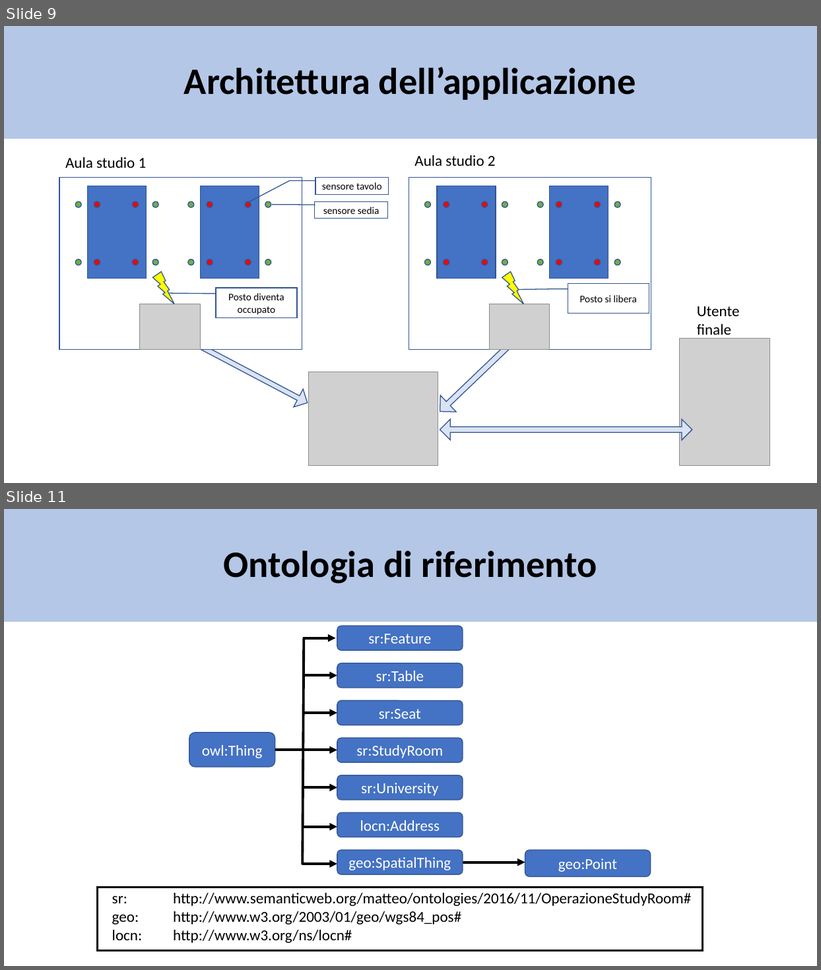
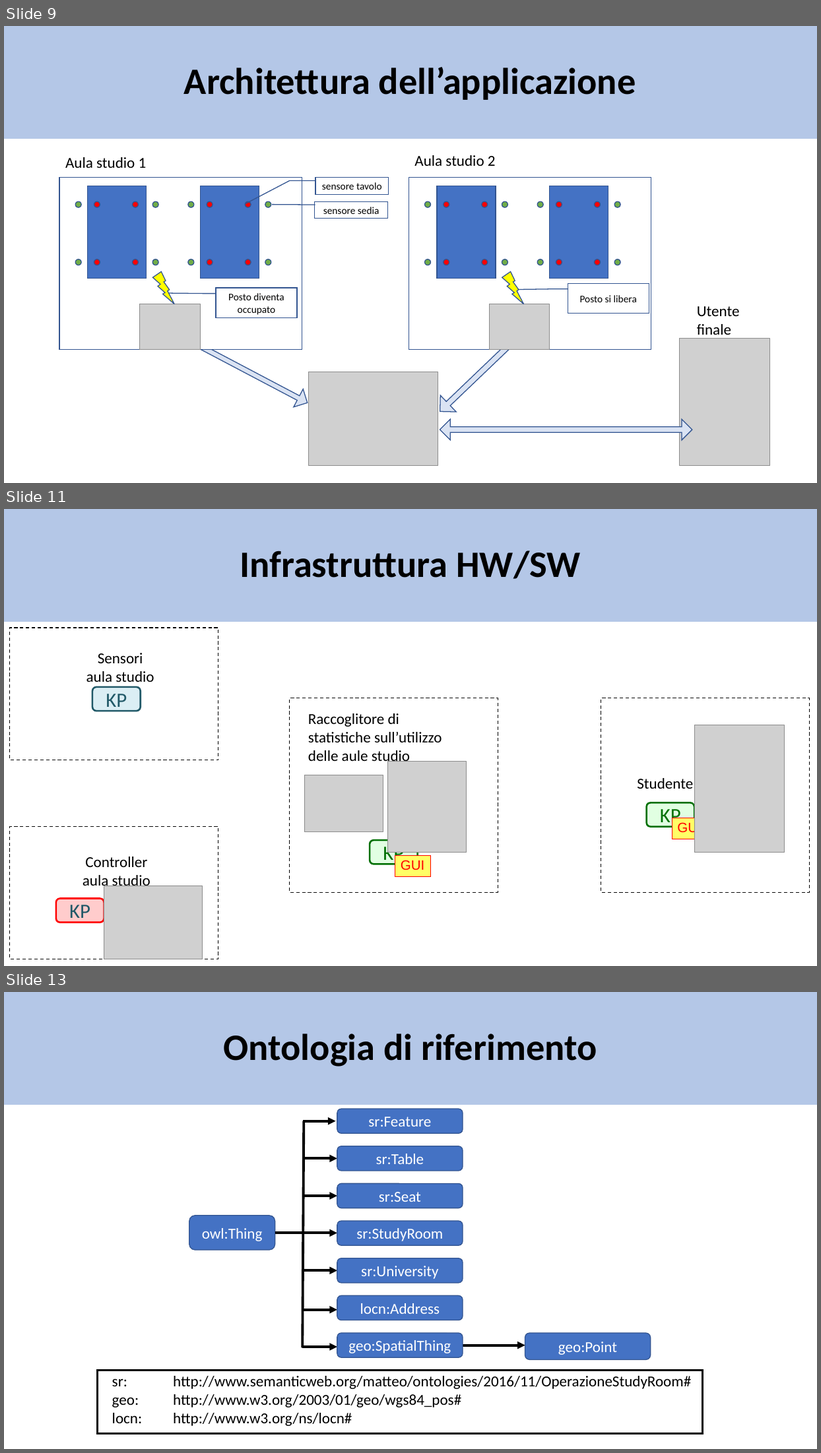
Before and after one commit to matte21/CalcM, a slide deck: ontologia.pptx. Shown one above the other, each under a label of ours: slides 9 and 11 before the commit, slides 9, 11 and 13 after it; the slides between them are not shown. The pictures are 821x970 and 821x1453 pixels, drawn with LibreOffice and Linux fonts; fonts in the diff are those of the drawing; grey boxes stand for pictures. Boxes give left, top, right and bottom in pixels: in the first picture for what was removed or moved away, otherwise in the second. Text is boxed around its words. In the diff, an @@ line names an element or a change of style, - is before the commit and + after.

Commit message:
presentazione con sensori come KP

```diff
--- a/ontologia.pptx
+++ b/ontologia.pptx
@@ slide 11 added at (4, 509, 817, 966), background #FFFFFF @@
@@ title added at (4, 509, 817, 622), fill #B4C7E7, 44 pt, text #000000, bold @@
+Infrastruttura HW/SW
@@ rectangle added at (10, 628, 218, 760), fill #FFFFFF, outline #000000 1 pt dashed @@
@@ text added at (86, 653, 154, 687), 18 pt, text #000000 @@
+Sensori aula studio
@@ rounded rectangle added at (92, 687, 141, 711), fill #DBEEF4, outline #215968 2 pt, 24 pt, text #215968 @@
+KP
@@ rectangle added at (290, 698, 498, 892), fill #FFFFFF, outline #000000 1 pt dashed @@
@@ rectangle added at (601, 698, 810, 892), fill #FFFFFF, outline #000000 1 pt dashed @@
@@ text added at (308, 714, 442, 765), 18 pt, text #000000 @@
+Raccoglitore di statistiche sull’utilizzo delle aule studio
@@ picture added at (694, 725, 785, 853) @@
@@ picture added at (388, 761, 467, 852) @@
@@ picture added at (304, 775, 383, 832) @@
@@ text added at (637, 778, 693, 789), 18 pt, text #000000 @@
+Studente
@@ rounded rectangle added at (647, 803, 694, 827), fill #E1FFE2, outline #007003 2 pt, 24 pt, text #007003 @@
+KP
@@ rectangle added at (672, 819, 708, 840), fill #FFFF66, outline #FF0000 0.75 pt, 16 pt, text #FF0000 @@
+GUI
@@ rectangle added at (10, 827, 218, 959), fill #FFFFFF, outline #000000 1 pt dashed @@
@@ rounded rectangle added at (370, 840, 418, 864), fill #E1FFE2, outline #007003 2 pt, 24 pt, text #007003 @@
+KP
@@ text added at (83, 857, 151, 890), 18 pt, text #000000 @@
+Controller aula studio
@@ rectangle added at (395, 855, 431, 877), fill #FFFF66, outline #FF0000 0.75 pt, 16 pt, text #FF0000 @@
+GUI
@@ rounded rectangle added at (56, 899, 104, 923), fill #FFCCCC, outline #FF0000 2 pt, 24 pt, text #215968 @@
+KP
@@ picture added at (104, 886, 202, 960) @@
@@ what was slide 11 is now slide 13 @@
```
Also in this commit, not shown: 4 slides changed, 1 other slide added.
